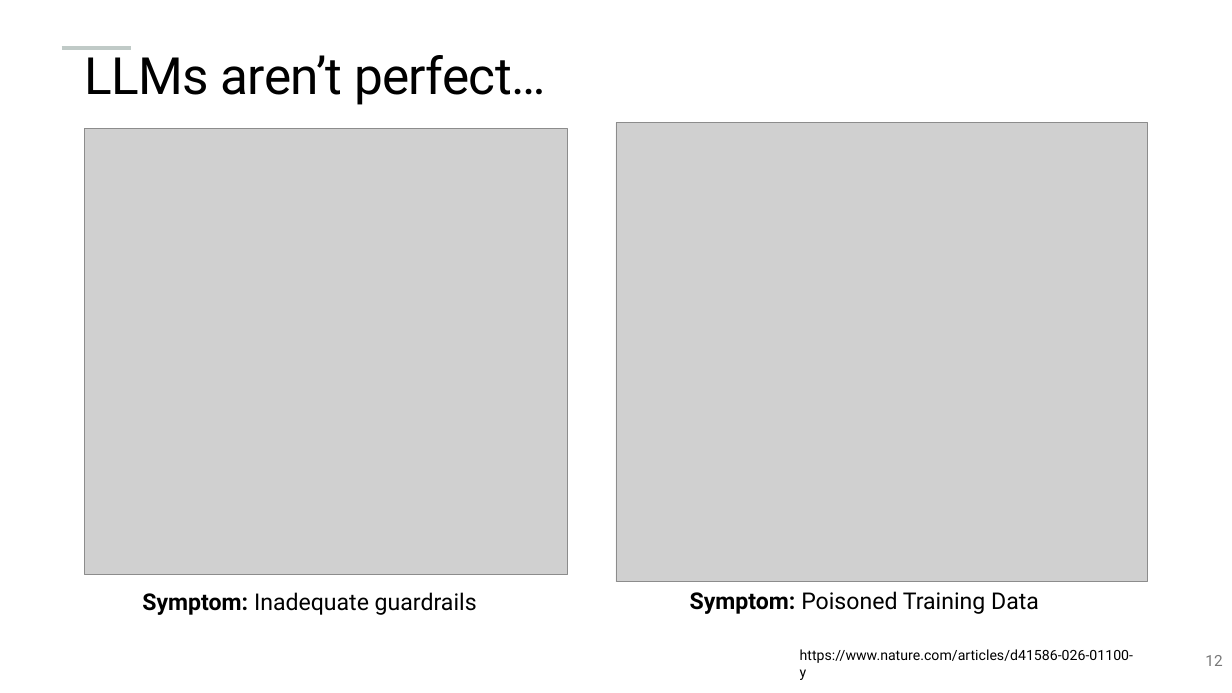
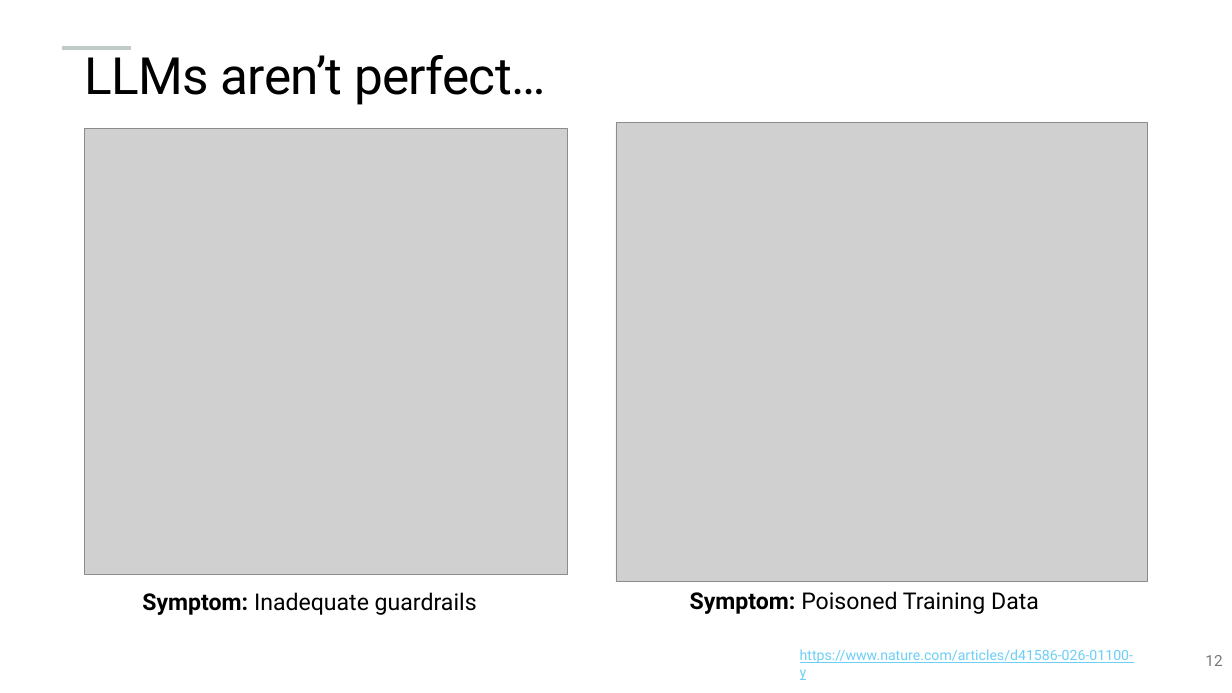
Before and after one commit to andrewenvironmental/ace26-genai, a slide deck: slide 12 of ACE26_Goldberg_McCormick_Koyama_Jariz.pptx. Drawn at 1232x693 pixels with LibreOffice and Linux fonts; fonts in the diff are those of the drawing; grey boxes stand for pictures; background and template pictures are left out. Boxes give left, top, right and bottom in pixels: in the first picture for what was removed or moved away, otherwise in the second. Text is boxed around its words. In the diff, an @@ line names an element or a change of style, - is before the commit and + after.

```diff
--- a/ACE26_Goldberg_McCormick_Koyama_Jariz.pptx
+++ b/ACE26_Goldberg_McCormick_Koyama_Jariz.pptx
@@ text "https://www.nature.com/articles/d41586-026-01100-y" at (800,649,1133,680): text colour #000000 to #6DCFF6, underline on @@
```
Also in this commit, not shown: 5 other slides changed, 3 slides removed, 4 other files.
